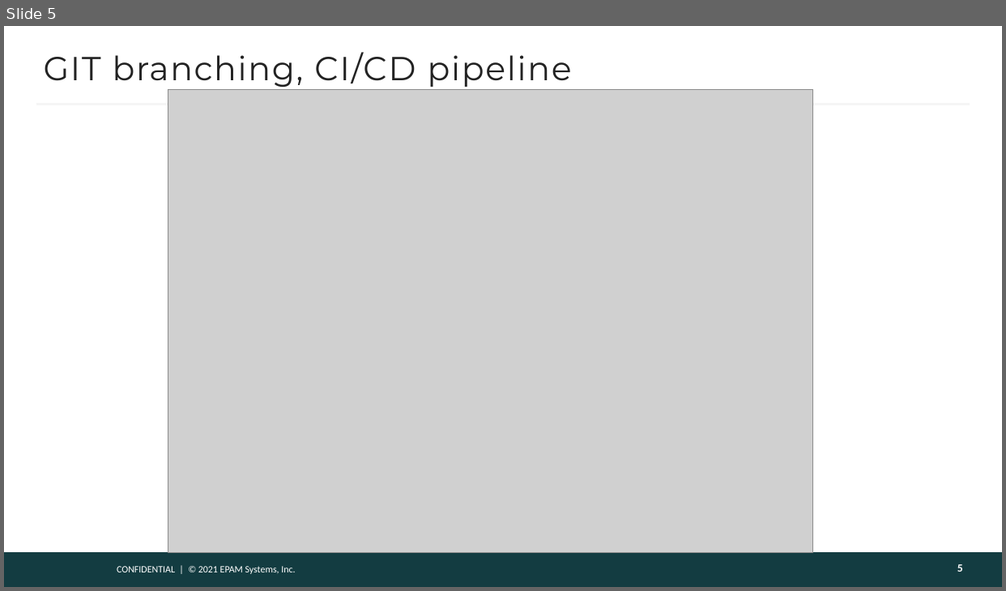
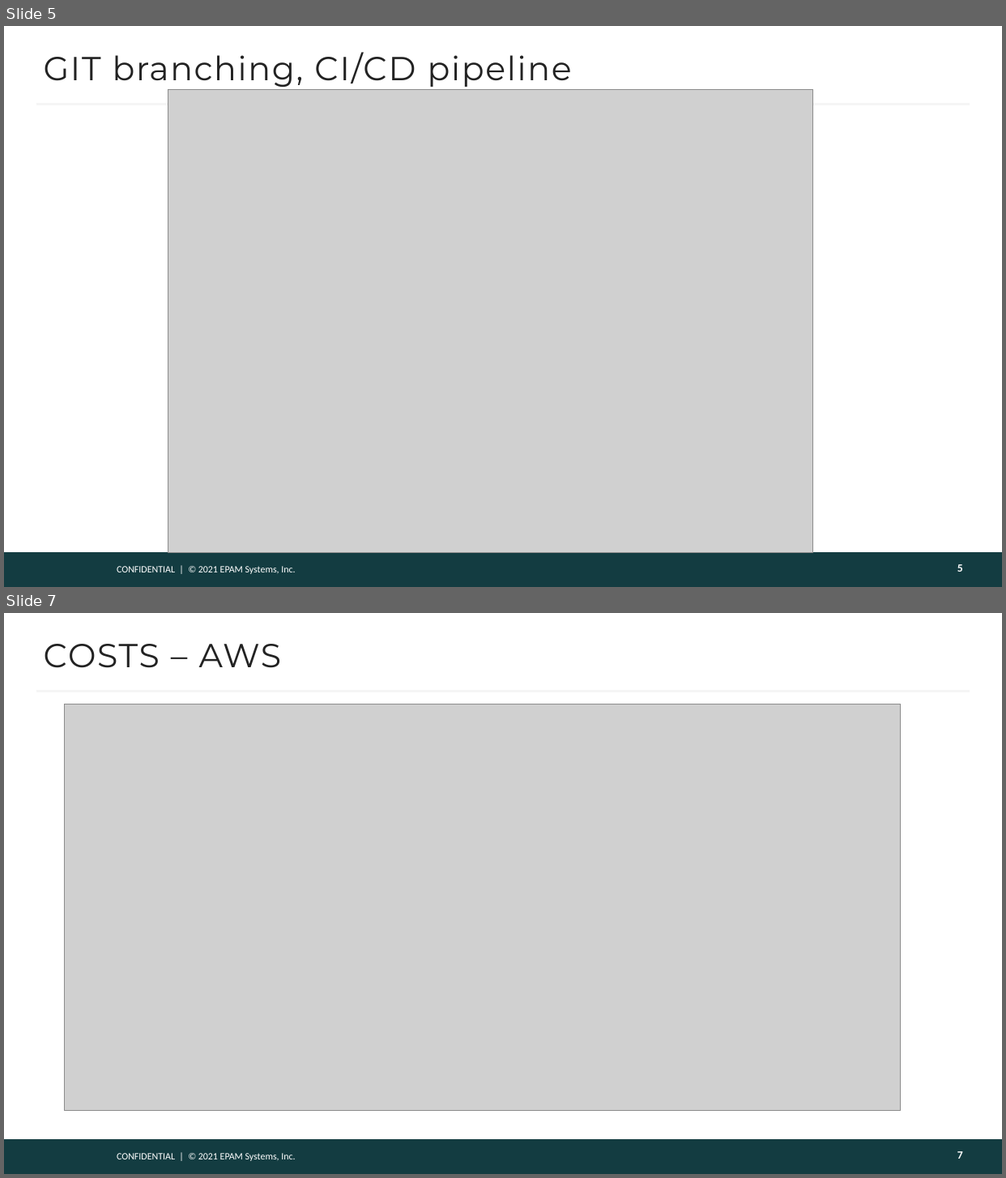
Before and after one commit to mskalmykov/nhltop, a slide deck: mskalmykov_diploma.pptx. Shown one above the other, each under a label of ours: slide 5 before the commit, slides 5 and 7 after it; the slides between them are not shown. The pictures are 1006x591 and 1006x1178 pixels, drawn with LibreOffice and Linux fonts; fonts in the diff are those of the drawing; grey boxes stand for pictures; background and template pictures are left out. Boxes give left, top, right and bottom in pixels: in the first picture for what was removed or moved away, otherwise in the second. Text is boxed around its words. In the diff, an @@ line names an element or a change of style, - is before the commit and + after.

Commit message:
Updated costs

```diff
--- a/mskalmykov_diploma.pptx
+++ b/mskalmykov_diploma.pptx
@@ slide 7 added at bbox=[4, 613, 1002, 1174], background #FFFFFF; not listed: 3 template elements that a slide beside it also shows @@
@@ title added at bbox=[44, 644, 282, 668], 24 pt, text #222222 @@
+COSTS – AWS
@@ picture added at bbox=[64, 704, 900, 1110] @@
@@ page number added at bbox=[957, 1152, 963, 1159], 8 pt, text #FEFEFE, bold @@
+7
```
Also in this commit, not shown: 1 slide changed, 1 other slide added, 1 slide removed.
